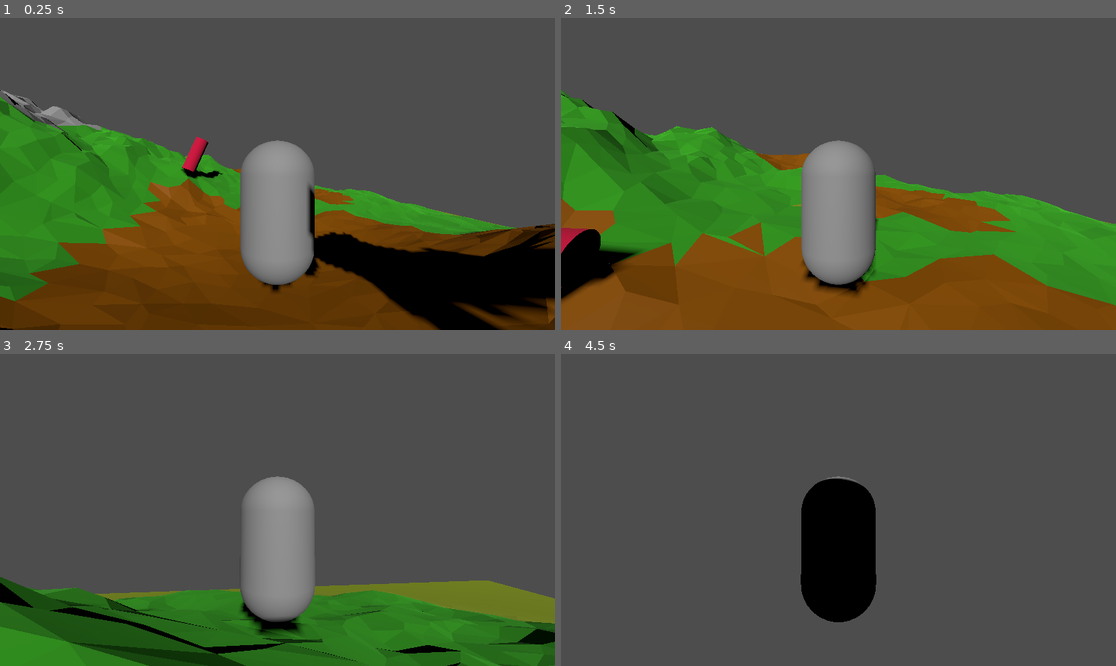
Above: before the commit, frames 1-4 (two rows, left to right).
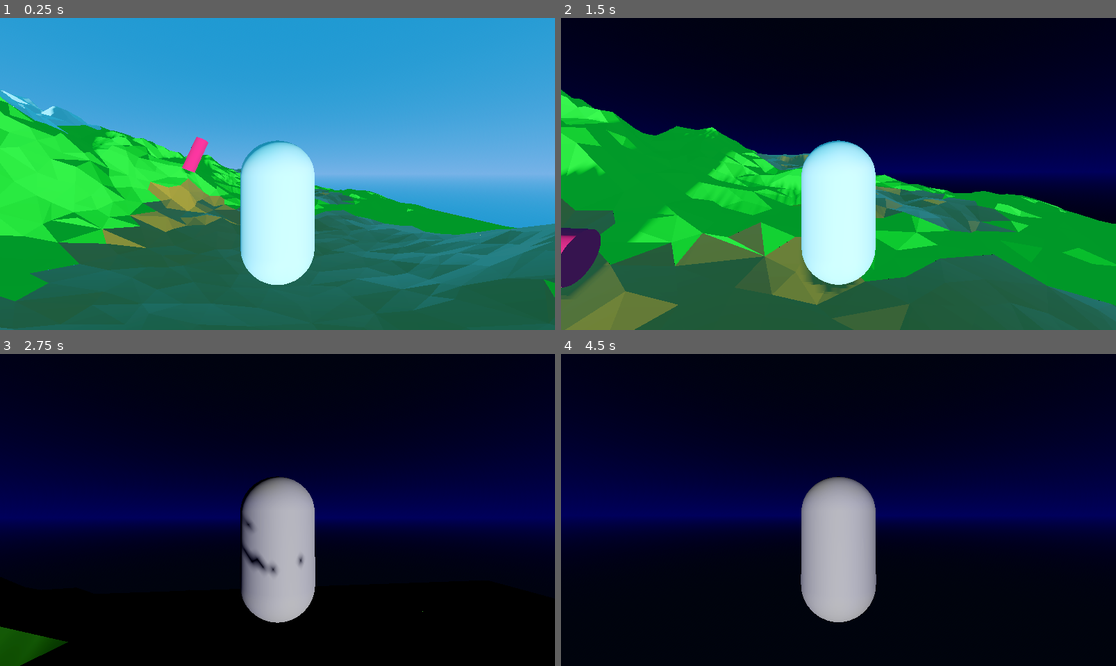
Above: after the commit, the same moments.

Repository: FujaTyping/Tafiya-Tare
Game: Godot game, scene res://game.tscn
Two runs of this game, one before a commit and one after it. Both use one fixed random seed, a clock stepped at 60 frames per second and the inputs below.
Inputs (mouse positions are in pixels of both pictures, inside the frame that each line leads up to):
- Up to frame 1 (0.25 s): no input
- Up to frame 2 (1.5 s): tap Enter (ui_accept) at 0.5, 0.77 s; move the mouse to (866, 174) at 0.52 s; hold W (up) from 0.53 s (still down); move the mouse to (810, 174) at 1.27 s
- Up to frame 3 (2.75 s): keep holding W (up); tap Enter (ui_accept) at 1.52 s; move the mouse to (288, 503) at 2.02 s
- Up to frame 4 (4.5 s): keep holding W (up); move the mouse to (832, 516) at 2.77 s; tap Enter (ui_accept) at 3.02, 3.77 s; move the mouse to (877, 513) at 3.52 s; move the mouse to (794, 506) at 4.27 s

The runs differ from the first frame. In frame 1, 100% of the frame differs, in the area x 0-100%, y 0-100%; in frame 2, 100%; in frame 3, 98%; in frame 4, 100%.

Commit message:
Add Day/Night System

Diff:
--- a/player.tscn
+++ b/Model/player.tscn
@@ -1,6 +1,6 @@
 [gd_scene load_steps=5 format=3 uid="uid://4pwsgsmth51f"]
 
-[ext_resource type="Script" uid="uid://bmktbtq8nojtm" path="res://player.gd" id="1_4flbx"]
+[ext_resource type="Script" uid="uid://bmktbtq8nojtm" path="res://Model/player.gd" id="1_4flbx"]
 
 [sub_resource type="CapsuleMesh" id="CapsuleMesh_sh265"]
 
--- /dev/null
+++ b/game.gd
@@ -0,0 +1,84 @@
+extends Node3D
+
+@export var startTime = 40
+@export var dayLengthInSeconds:float = 180
+
+@export var morningColorTop: Color = Color("5897fa")
+@export var morningColorHorizon: Color = Color("d3916b")
+
+@export var dayColorTop: Color = Color("1f6ddf")
+@export var dayColorHorizon: Color = Color("56a9f5")
+
+@export var afternoonColorTop: Color = Color("3d6fcd")
+@export var afternoonColorHorizon: Color = Color("e98174")
+
+@export var nightColorTop: Color = Color("090e14")
+@export var nightColorHorizon: Color = Color("010049")
+
+@onready var day_night: AnimationPlayer = $DayNight
+@onready var environment: WorldEnvironment = $Environment
+
+var dayDuration = 180
+var dayColorList = [
+	{"top": morningColorTop, "horizon": morningColorHorizon, "startTime": 50},
+	{"top": dayColorTop, "horizon": dayColorHorizon, "startTime": 70 },
+	{"top": afternoonColorTop, "horizon": afternoonColorHorizon, "startTime": 138},
+	{"top": nightColorTop, "horizon": nightColorHorizon, "startTime": 148}
+]
+var currentDayState = 0
+var durationMultiplier = 1.0
+
+func _ready() -> void:
+	_change_duration()
+
+	_set_sun()
+
+	_set_current_state()
+
+	_refresh_day_state()
+
+	_day_change_animation()
+
+func _change_duration():
+	durationMultiplier = dayLengthInSeconds/180
+	day_night.speed_scale = 1.0 / durationMultiplier
+
+func _set_sun():
+	day_night.play("DayAndNight")
+	day_night.seek(startTime)
+
+func _set_current_state():
+	for i in dayColorList.size():
+		if startTime < dayColorList[i].startTime:
+			currentDayState = i -1
+			return
+
+func _refresh_day_state():
+	var newState = false
+
+	for i in dayColorList.size():
+		var sameState = i == currentDayState
+		if not sameState and day_night.current_animation_position > dayColorList[i].startTime:
+			currentDayState = i
+			newState = true
+
+	if newState:
+		_day_change_animation()
+
+func _day_change_animation():
+	var topColor = dayColorList[currentDayState]["top"]
+	var hoirzonColor = dayColorList[currentDayState]["horizon"]
+	var tween = create_tween()
+
+	var duration = durationMultiplier
+
+	tween.tween_property(environment, "environment:sky:sky_material:sky_top_color", topColor, duration)
+	tween.parallel()
+	tween.tween_property(environment, "environment:sky:sky_material:sky_horizon_color", hoirzonColor, duration)
+	tween.parallel()
+	tween.tween_property(environment, "environment:sky:sky_material:ground_bottom_color", topColor, duration)
+	tween.parallel()
+	tween.tween_property(environment, "environment:sky:sky_material:ground_horizon_color", hoirzonColor, duration)
+
+func _process(delta: float) -> void:
+	_refresh_day_state()
--- a/game.tscn
+++ b/game.tscn
@@ -1,11 +1,99 @@
-[gd_scene load_steps=5 format=3 uid="uid://dm0rxd10m14f3"]
+[gd_scene load_steps=12 format=3 uid="uid://dm0rxd10m14f3"]
 
-[ext_resource type="PackedScene" uid="uid://0i1pyomtpv8i" path="res://terrain.glb" id="1_7jktm"]
-[ext_resource type="PackedScene" uid="uid://4pwsgsmth51f" path="res://player.tscn" id="1_e2o6t"]
-[ext_resource type="PackedScene" uid="uid://ca5073hui4bqu" path="res://can.tscn" id="1_fc0e3"]
-[ext_resource type="PackedScene" uid="uid://b27eq4lmgnk1l" path="res://car.tscn" id="3_feb5d"]
+[ext_resource type="PackedScene" uid="uid://0i1pyomtpv8i" path="res://Terrain/terrain.glb" id="1_7jktm"]
+[ext_resource type="PackedScene" uid="uid://4pwsgsmth51f" path="res://Model/player.tscn" id="1_e2o6t"]
+[ext_resource type="PackedScene" uid="uid://ca5073hui4bqu" path="res://Model/can.tscn" id="1_fc0e3"]
+[ext_resource type="Script" uid="uid://bbx4b13b70cqs" path="res://game.gd" id="1_ryrav"]
+[ext_resource type="PackedScene" uid="uid://b27eq4lmgnk1l" path="res://Model/car.tscn" id="3_feb5d"]
+
+[sub_resource type="ProceduralSkyMaterial" id="ProceduralSkyMaterial_fc0e3"]
+sky_top_color = Color(0.14509805, 0.60784316, 0.90588236, 1)
+sky_horizon_color = Color(0.48235294, 0.7490196, 1, 1)
+sky_curve = 0.160766
+ground_bottom_color = Color(0.14509805, 0.60784316, 0.90588236, 1)
+ground_horizon_color = Color(0.48235294, 0.7490196, 1, 1)
+ground_curve = 0.04287107
+
+[sub_resource type="Sky" id="Sky_7jktm"]
+sky_material = SubResource("ProceduralSkyMaterial_fc0e3")
+
+[sub_resource type="Environment" id="Environment_ryrav"]
+background_mode = 2
+sky = SubResource("Sky_7jktm")
+tonemap_mode = 2
+glow_enabled = true
+
+[sub_resource type="Animation" id="Animation_fc0e3"]
+resource_name = "DayAndNight"
+length = 180.0
+loop_mode = 1
+tracks/0/type = "value"
+tracks/0/imported = false
+tracks/0/enabled = true
+tracks/0/path = NodePath("Sun:rotation")
+tracks/0/interp = 1
+tracks/0/loop_wrap = true
+tracks/0/keys = {
+"times": PackedFloat32Array(0, 180),
+"transitions": PackedFloat32Array(1, 1),
+"update": 0,
+"values": [Vector3(1.8325957, 0.33161256, 2.459169), Vector3(-4.4505897, 0.33161256, 2.459169)]
+}
+tracks/1/type = "value"
+tracks/1/imported = false
+tracks/1/enabled = true
+tracks/1/path = NodePath("Sun:visible")
+tracks/1/interp = 1
+tracks/1/loop_wrap = true
+tracks/1/keys = {
+"times": PackedFloat32Array(0, 180),
+"transitions": PackedFloat32Array(1, 1),
+"update": 1,
+"values": [true, false]
+}
+
+[sub_resource type="Animation" id="Animation_7jktm"]
+length = 0.001
+tracks/0/type = "value"
+tracks/0/imported = false
+tracks/0/enabled = true
+tracks/0/path = NodePath("Sun:rotation")
+tracks/0/interp = 1
+tracks/0/loop_wrap = true
+tracks/0/keys = {
+"times": PackedFloat32Array(0),
+"transitions": PackedFloat32Array(1),
+"update": 0,
+"values": [Vector3(1.8325957, 0.33161256, 2.459169)]
+}
+tracks/1/type = "value"
+tracks/1/imported = false
+tracks/1/enabled = true
+tracks/1/path = NodePath("Sun:visible")
+tracks/1/interp = 1
+tracks/1/loop_wrap = true
+tracks/1/keys = {
+"times": PackedFloat32Array(0),
+"transitions": PackedFloat32Array(1),
+"update": 1,
+"values": [true]
+}
+
+[sub_resource type="AnimationLibrary" id="AnimationLibrary_ryrav"]
+_data = {
+&"DayAndNight": SubResource("Animation_fc0e3"),
+&"RESET": SubResource("Animation_7jktm")
+}
 
 [node name="Main" type="Node3D"]
+script = ExtResource("1_ryrav")
+
+[node name="Environment" type="WorldEnvironment" parent="."]
+environment = SubResource("Environment_ryrav")
+
+[node name="Sun" type="DirectionalLight3D" parent="."]
+transform = Transform3D(-0.53543466, -0.84036267, -0.08426324, -0.16323091, 0.20085558, -0.9659258, 0.82865274, -0.50343585, -0.24471821, 0, 0, 0)
+shadow_enabled = true
 
 [node name="terrain" parent="." instance=ExtResource("1_7jktm")]
 transform = Transform3D(10.9264965, 0, 0, 0, 13.00506, 0, 0, 0, 10.723159, 0, 0, 0)
@@ -16,9 +104,10 @@
 [node name="player" parent="." instance=ExtResource("1_e2o6t")]
 transform = Transform3D(1, 0, 0, 0, 1, 0, 0, 0, 1, 5.1376195, 1.9775217, 0)
 
-[node name="Sun" type="DirectionalLight3D" parent="."]
-transform = Transform3D(1, 0, 0, 0, 0.8974124, 0.44119263, 0, -0.44119263, 0.8974124, 0, 0, 0)
-shadow_enabled = true
-
 [node name="Car" parent="." instance=ExtResource("3_feb5d")]
 transform = Transform3D(0.7842027, 0, 0.62050474, 0, 1, 0, -0.62050474, 0, 0.7842027, 6.9001656, 3.360696, 3.0233765)
+
+[node name="DayNight" type="AnimationPlayer" parent="."]
+libraries = {
+&"": SubResource("AnimationLibrary_ryrav")
+}
Renamed: can.tscn -> Model/can.tscn
Renamed: car.tscn -> Model/car.tscn
Renamed: ground.tscn -> Model/ground.tscn
Renamed: player.gd -> Model/player.gd
Renamed: player.gd.uid -> Model/player.gd.uid
Renamed: terrain.glb -> Terrain/terrain.glb
Not shown, changed: Terrain/terrain.glb.import
Not shown, added: game.gd.uid
